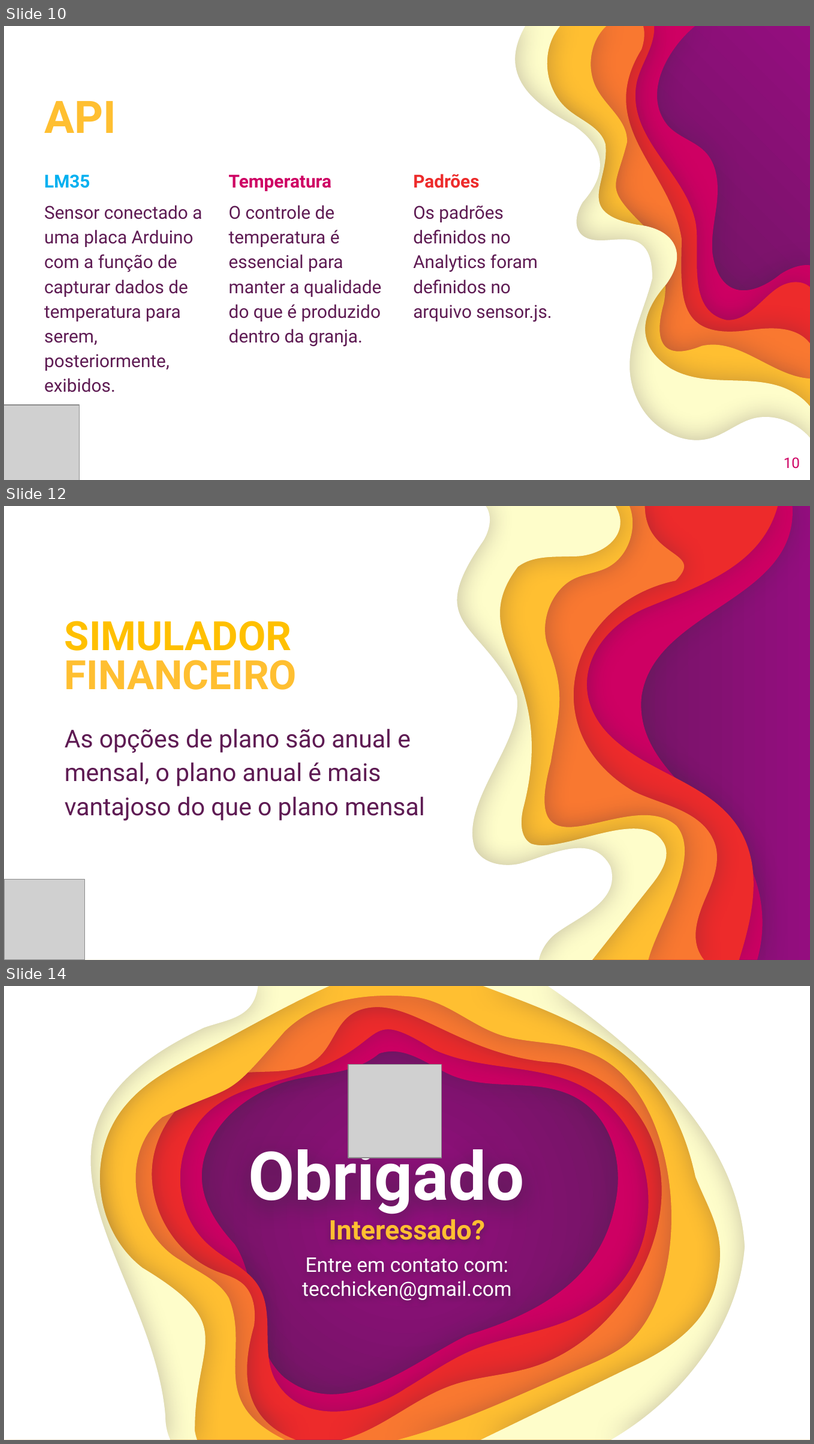
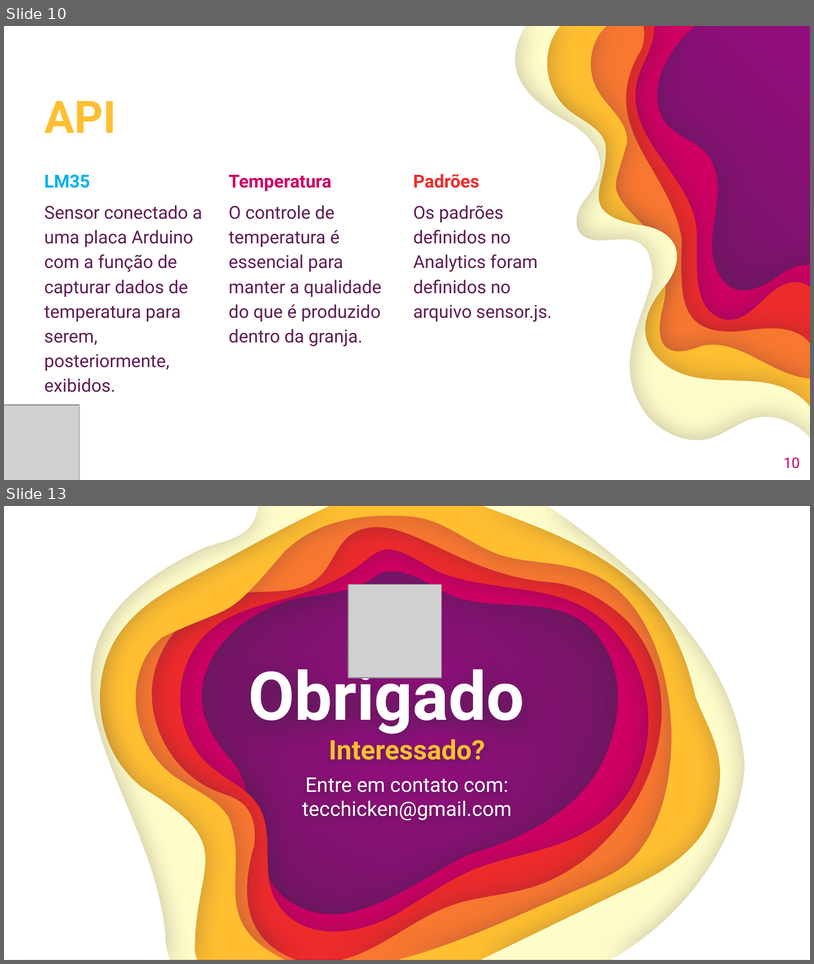
Before and after one commit to GustavoQuaresma/TECCHICKEN-DOCUMENTACAO, a slide deck: SPRINT2/slide pi - Copia.pptx. Shown one above the other, each under a label of ours: slides 10, 12 and 14 before the commit, slides 10 and 13 after it; the slides between them are not shown. The pictures are 814x1444 and 814x964 pixels, drawn with LibreOffice and Linux fonts; fonts in the diff are those of the drawing; grey boxes stand for pictures. Boxes give left, top, right and bottom in pixels: in the first picture for what was removed or moved away, otherwise in the second. Text is boxed around its words. In the diff, an @@ line names an element or a change of style, - is before the commit and + after.

```diff
--- a/SPRINT2/slide pi - Copia.pptx
+++ b/SPRINT2/slide pi - Copia.pptx
@@ slide 12 removed at (4,506,810,960), background gradient #940D7F to #5E1B53 @@
@@ group removed at (4,506,792,959): 6 freeform shapes @@
@@ title removed at (65,621,297,690) @@
-SIMULADOR FINANCEIRO
@@ subtitle removed at (65,729,425,820) @@
-As opções de plano são anual e mensal, o plano anual é mais vantajoso do que o plano mensal
@@ picture removed at (4,879,84,960) @@
@@ what was slide 14 is now slide 13 @@
```
Also in this commit, not shown: 4 slides changed, 2 slides added, 2 other slides removed.
